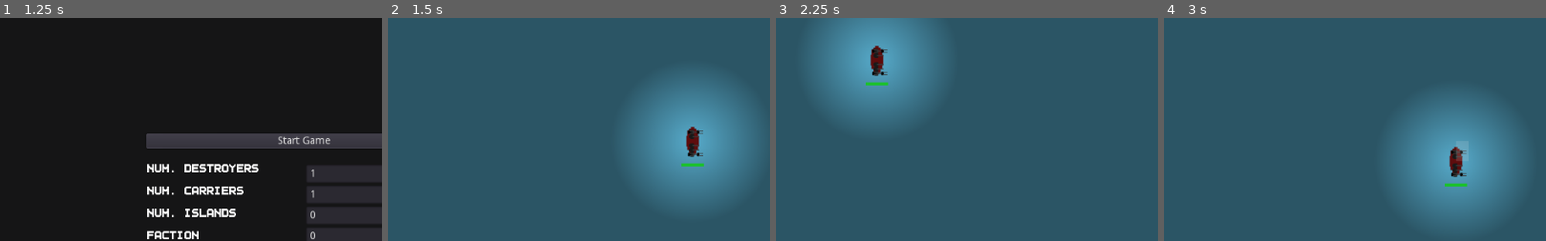
Above: before the commit, frames 1-4 (left to right).
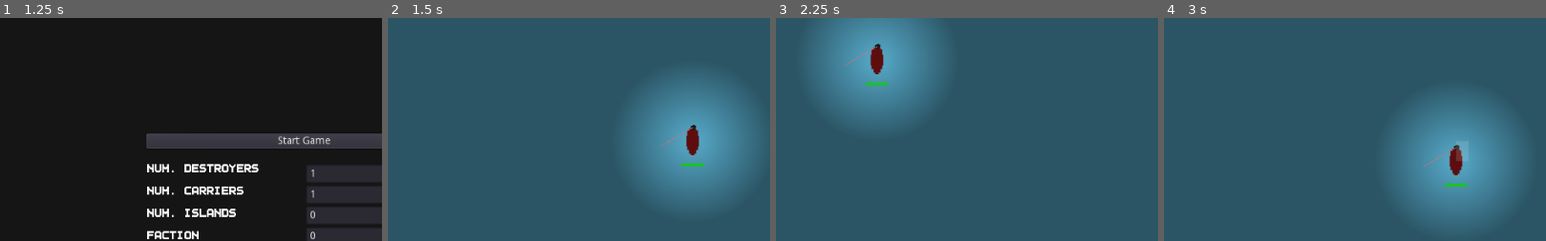
Above: after the commit, the same moments.

Repository: peter-shaw-benson/naval-game
Game: Godot game, scene res://gui/MainMenu.tscn
The game is run twice, just before and just after one commit, with the same random seed, the same clock (stepped at 60 frames per second) and the same inputs.
Inputs (mouse positions are % of the whole screen's width and height, from its top left):
- Up to frame 1 (1.25 s): click "Start Game" at 0.5 s
- Up to frame 2 (1.5 s): click "Start Game" at 1.25 s
- Up to frame 3 (2.25 s): tap Enter at 2 s; drag from (10, 29) to (50, 57) at 2.02 s
- Up to frame 4 (3 s): drag from (50, 57) to (45, 70) at 2.77 s
The pictures show only the part of the screen within x 10-60%, y 29-79%; the shares and areas given below are measured in that part.

Frame 1 is identical in both runs. In frame 2, 0.3% of the frame differs, in the area x 71-83%, y 47-63%; in frame 3, 0.3%; in frame 4, 0.3%.

Commit message:
doing some gunboat testing - firing arcs work with the mouse, not with the auto-target

Diff:
--- /dev/null
+++ b/Entities/Ships/gunboat_test.gd
@@ -0,0 +1,50 @@
+class_name Monitor
+extends Ship
+
+var LightGun = preload("res://Weapons/LightGun.gd")
+var Torpedo = preload("res://Weapons/Torpedo.gd")
+var MachineGun = preload("res://Weapons/MachineGun.gd")
+
+# List of Destroyer Names
+var DestroyerNames = ["HMS Beverly",
+"HMS Burwell",
+"HMS Burnham",
+"HMS Hamilton",
+"HMS Lancaster",
+"HMS Mansfield",
+"HMS Clare",
+"HMS Stanley",
+"HMS Ramsey",
+]
+
+var fletcher_turret_path = "res://art/Turrets/Light Gun 1/LightGunSprite.tres"
+var mg_turret_path = "res://art/Turrets/MG/MGTurret.tres"
+
+# this determines the placement of each individual turret.
+# while this seems excessive for a simple ship, if we want to add MG's or something later,
+# this will become much more complex (with multiple sprite paths, multiple offsets, etc).
+
+var turret_list = [
+#	{"weapon": LightGun.new(), "offset": [0,30], "barrels": 1,
+#	"sprite_path": fletcher_turret_path, "turn_weight":0.02, "firing_arc": [-30, 210]},
+	{"weapon": LightGun.new(), "offset": [0,-30], "barrels": 1,
+	"sprite_path": fletcher_turret_path, "turn_weight":0.02, "firing_arc": [150, 390]},
+#	{"weapon": LightGun.new(), "offset": [20,0], "barrels": 1,
+#	"sprite_path": fletcher_turret_path, "turn_weight":0.02, "firing_arc": [270, 450]},
+#	{"weapon": LightGun.new(), "offset": [-20,0], "barrels": 1,
+#	"sprite_path": fletcher_turret_path, "turn_weight":0.02, "firing_arc": [90, 270]}
+]
+
+
+func _init():
+
+	self.init("ship", "fletcher_class_destroyer")
+
+	self.armament(turret_list)
+
+	# choose name from list
+	var name = DestroyerNames[randi() % DestroyerNames.size()]
+	self.set_name(name)
+
+func _ready():
+	pass
--- a/Game Map/Map 2.gd
+++ b/Game Map/Map 2.gd
@@ -242,7 +242,7 @@
 
 		hide_enemies()
 
-		#enable_combat()
+		enable_combat()
 
 func raise_controls():
 	get_node("CanvasLayer/PauseMenu").raise()
--- a/Ships2/CombatUnit.gd
+++ b/Ships2/CombatUnit.gd
@@ -136,7 +136,6 @@
 	detector = detector_scene.instance()
 	detector.init(visibility_scaled, self.faction)
 
-
 	add_child(detector)
 
 	fact_string = "faction_" + str(self.faction)
@@ -189,6 +188,8 @@
 		add_child(turret)
 
 		turrets.append(turret)
+
+	print(turrets)
 
 	# Healthbar
 	healthbar = Healthbar.instance()
@@ -499,8 +500,8 @@
 
 # update this later, once turrets are added
 func _on_ShotTimer_timeout():
-	if is_instance_valid(combat_entity) and in_combat:
-		#self.shoot_ship_turrets(combat_ticks)
+	if is_instance_valid(combat_entity) and in_combat and combat_enabled:
+		self.shoot_ship_turrets(combat_ticks)
 
 		self.combat_ticks += 1
 
@@ -539,13 +540,15 @@
 # this is unique to the ships – different for planes
 # bugged for now
 func align_turrets():
-
+	#print("aligning all turrets")
 	# we do this for each turret so they can independently target things.
 	# change later?
 	var valid_enemies = 0
 
 	for t in turrets:
-		var all_enemy = get_tree().get_nodes_in_group(faction_visibility_group)
+		var all_enemy = get_tree().get_nodes_in_group(visible_string)
+
+		#print(all_enemy)
 
 		for enemy in all_enemy:
 			var gun2enemy_distance = self.global_position.distance_to(enemy.global_position)
@@ -569,6 +572,8 @@
 						(combat_target - t.global_position).normalized().angle(),
 						t.turn_weight)
 
+					#print("aligned turret")
+
 					valid_enemies += 1
 
 	if self.in_combat == false and valid_enemies > 0:
--- a/Ships2/Turrets/Turret.gd
+++ b/Ships2/Turrets/Turret.gd
@@ -65,7 +65,7 @@
 
 	#self.point_to(get_global_mouse_position())
 #
-#	self.rotation = clamp(self.rotation, firing_arc[0], firing_arc[1])
+	self.rotation = clamp(self.rotation, firing_arc[0], firing_arc[1])
 	pass
 #	if not locked:
 #
--- a/gui/Fleet Maker.gd
+++ b/gui/Fleet Maker.gd
@@ -12,8 +12,8 @@
 var position_y = 0
 var num_islands = 0
 
-var num_airbases = 1
-var num_carriers = 1
+var num_airbases = 0
+var num_carriers = 0
 
 var player_faction = 0
 var enemy_faction = -1
@@ -33,7 +33,9 @@
 
 	for i in range(length):
 		# testing fletcher-class:
-		var next_destroyer = FletcherClassDestroyer.new()
+		#var next_destroyer = FletcherClassDestroyer.new()
+		# testing monitor:
+		var next_destroyer = Monitor.new()
 		#var next_destroyer = TorpDestroyer.new()
 		#print(next_destroyer)
 
--- a/project.godot
+++ b/project.godot
@@ -98,6 +98,11 @@
 "class": "LandFortEntity",
 "language": "GDScript",
 "path": "res://Entities/Other/LandFortEntity.gd"
+}, {
+"base": "Ship",
+"class": "Monitor",
+"language": "GDScript",
+"path": "res://Entities/Ships/gunboat_test.gd"
 }, {
 "base": "Area2D",
 "class": "PlaneSquadron",
@@ -173,6 +178,7 @@
 "Island": "",
 "LandFort": "",
 "LandFortEntity": "",
+"Monitor": "",
 "PlaneSquadron": "",
 "Ship": "",
 "ShipScene": "",
